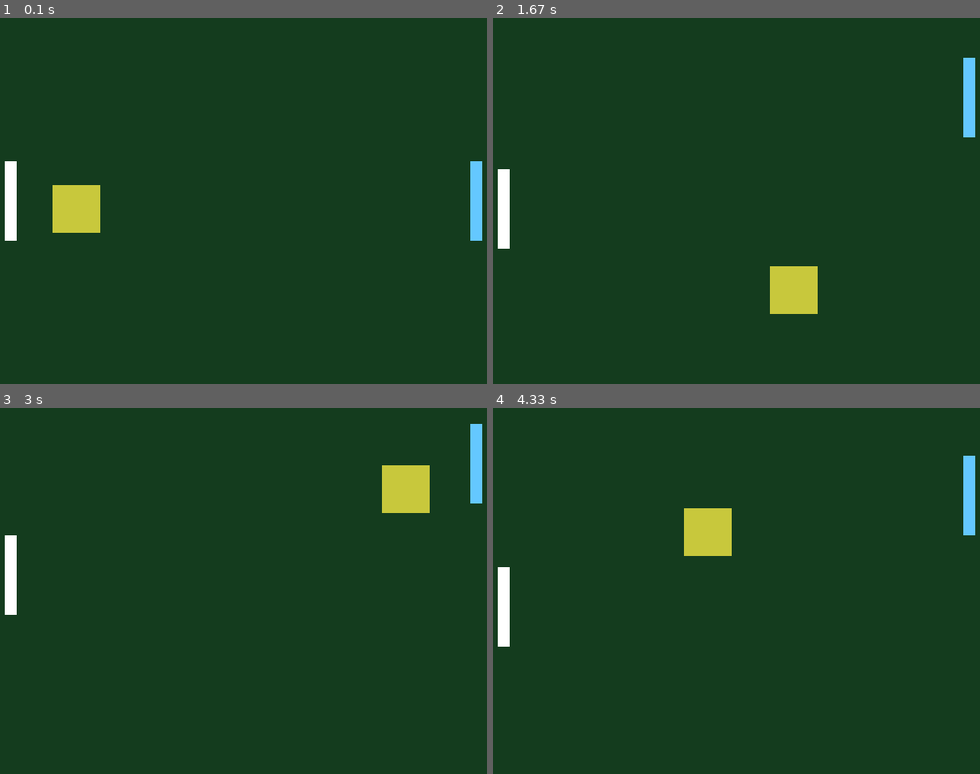
Above: before the commit, frames 1-4 (two rows, left to right).
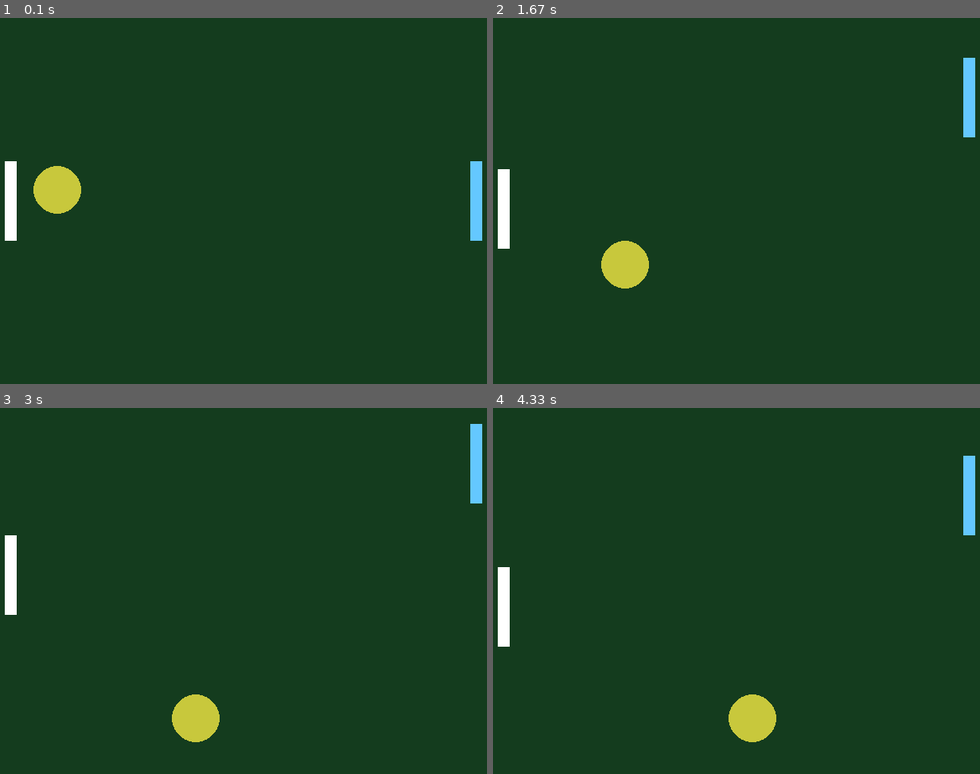
Above: after the commit, the same moments.

Repository: jvnusrg/pygame-practice
Game: pygame game, started from pong.py
Same seed, same stepped clock (60 frames per second), same inputs: the game is played once before the commit and once after it.
Inputs:
- Up to frame 1 (0.1 s): no input
- Up to frame 2 (1.67 s): hold Up 0.33-0.8 s; hold Down 0.83-1.13 s; hold S 0.83-1.13 s; hold Up 1.17-1.53 s; hold W 1.17-1.53 s; hold Down from 1.57 s (still down); hold S from 1.57 s (still down)
- Up to frame 3 (3 s): release Down at 1.93 s; release S at 1.93 s; hold Up 1.97-2.27 s; hold W 1.97-2.27 s; hold Down 2.3-2.6 s; hold S 2.3-2.6 s; hold Up from 2.63 s (still down); hold W from 2.63 s (still down)
- Up to frame 4 (4.33 s): release Up at 3 s; release W at 3 s; hold Down 3.03-3.4 s; hold S 3.03-3.4 s; hold Up 3.43-3.73 s; hold W 3.43-3.73 s; hold Down 3.77-4.07 s; hold S 3.77-4.07 s; hold Up from 4.1 s (still down); hold W from 4.1 s (still down)

The runs differ from the first frame. In frame 1, 1.5% of the frame differs, in the area x 6-21%, y 40-59%; in frame 2, 2.3%, in the area x 22-67%, y 60-81%; in frame 3, 2.3%; in frame 4, 2.3%.

Commit message:
Consolidate to single up-to-date pong.py with fram cap ath frame cap and circle ball

Diff:
--- a/pong.py
+++ b/pong.py
@@ -1,6 +1,7 @@
 import pygame
 
 pygame.init()
+clock = pygame.time.Clock()
 
 screen = pygame.display.set_mode((640,480))
 pygame.display.set_caption("My first Pygame Window")
@@ -9,8 +10,8 @@
 y = 200
 width = 60
 height = 60
-speed_x = 3
-speed_y = 3
+speed_x = 1
+speed_y = 1
 
 paddle_x = 20
 paddle_y = 200
@@ -80,11 +81,14 @@
 
     screen.fill((20, 60, 30))
 
-    pygame.draw.rect(screen, (200,200,60), (x, y, width, height))
+
+    pygame.draw.circle(screen, (200,200,60), (int(x + width // 2), int(y + height // 2)), width // 2)
 
     pygame.draw.rect(screen, (255,255,255),(paddle_x, paddle_y, paddle_width, paddle_height))
 
     pygame.draw.rect(screen, (100,200,255),(paddle2_x, paddle2_y, paddle2_width, paddle2_height))
     pygame.display.flip()
 
+    clock.tick(60)
+
 pygame.quit()
